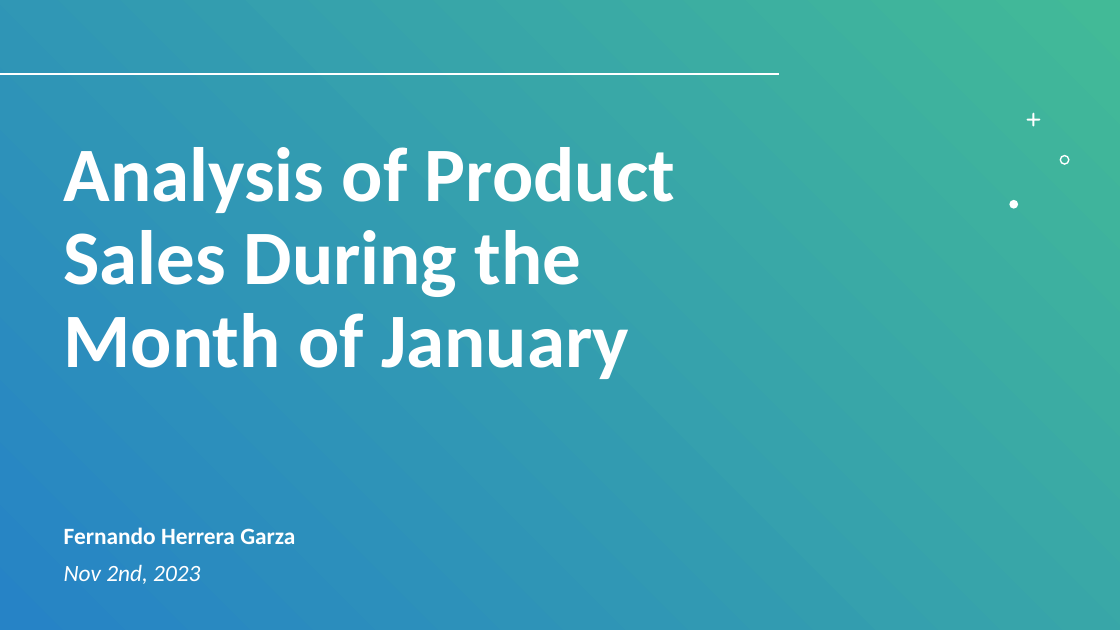
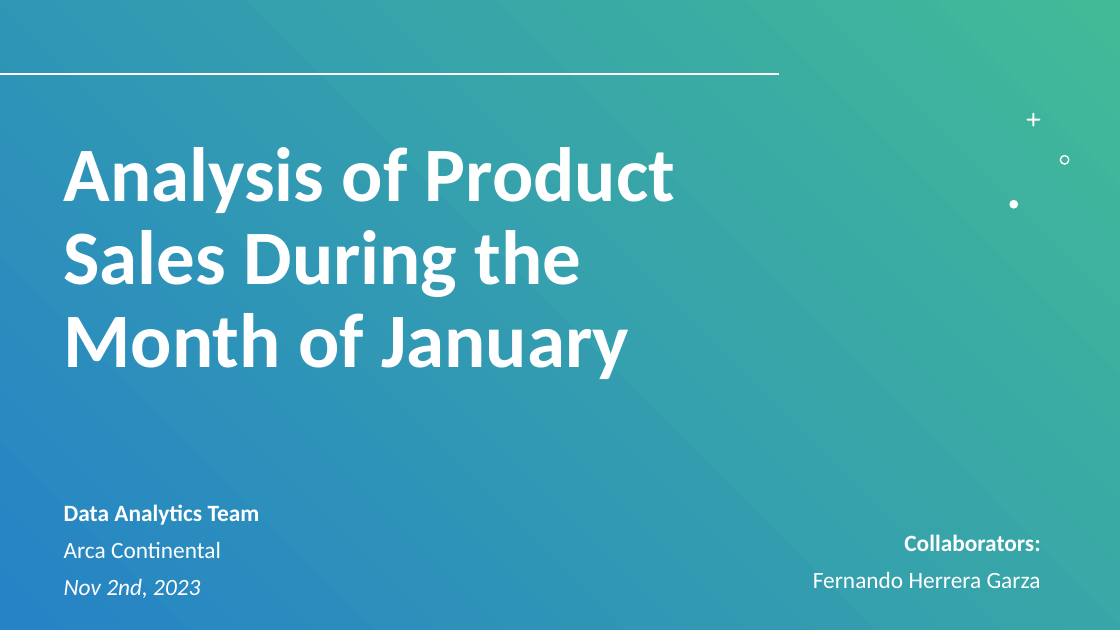
Before and after one commit to fhg99/ArcaApplication, a slide deck: slide 1 of AnalysisPresentation.pptx. Drawn at 1120x630 pixels with LibreOffice and Linux fonts; fonts in the diff are those of the drawing; background and template pictures are left out; a plain dark background stands for a picture behind light text. Boxes give left, top, right and bottom in pixels: in the first picture for what was removed or moved away, otherwise in the second. Text is boxed around its words. In the diff, an @@ line names an element or a change of style, - is before the commit and + after.

Commit message:
Removed Extra Line and Fixed PPT
Removed an extra markdown cell and fixed a spelling mistake in the ppt.

```diff
--- a/AnalysisPresentation.pptx
+++ b/AnalysisPresentation.pptx
@@ subtitle "Data Analytics Team": place and size @@
-subtitle "Data Analytics Team" at [64,527,295,584]
+subtitle "Data Analytics Team" at [64,504,260,598]
@@ subtitle at [64,504,260,558]: text changed @@
-Fernando Herrera Garza
+Data Analytics Team
+Arca Continental
@@ text added at [813,534,1041,588], 20 pt, text #FFFFFF @@
+Collaborators:
+Fernando Herrera Garza
```
Also in this commit, not shown: 6 other slides changed, 2 slides added, 1 other file.
